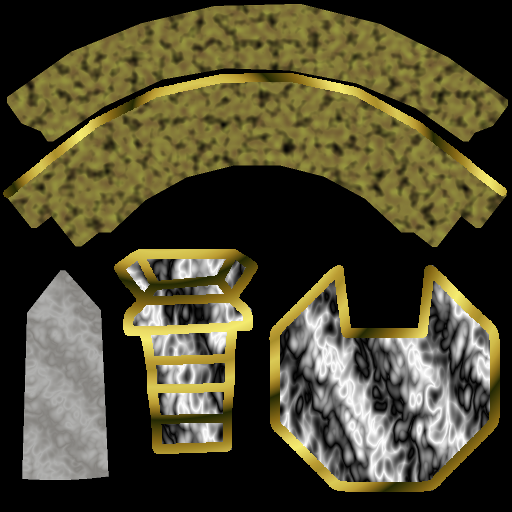
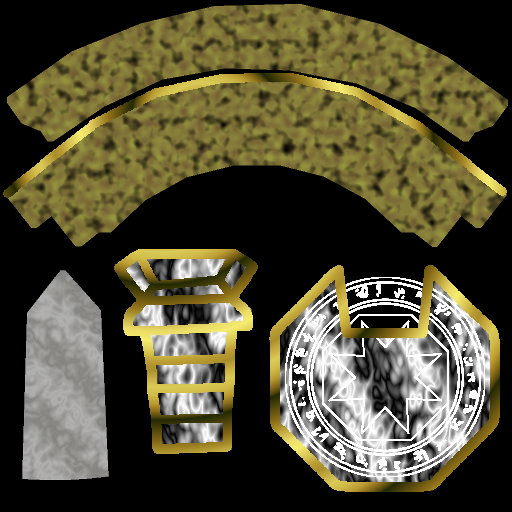
Two versions of the same layered image (w=512, h=512). Layer-by-layer changes:
added layer "portal.png#2" above "portal.png#1" over box(285, 277, 485, 477)
hid "portal.png#1" over box(285, 277, 485, 477)
